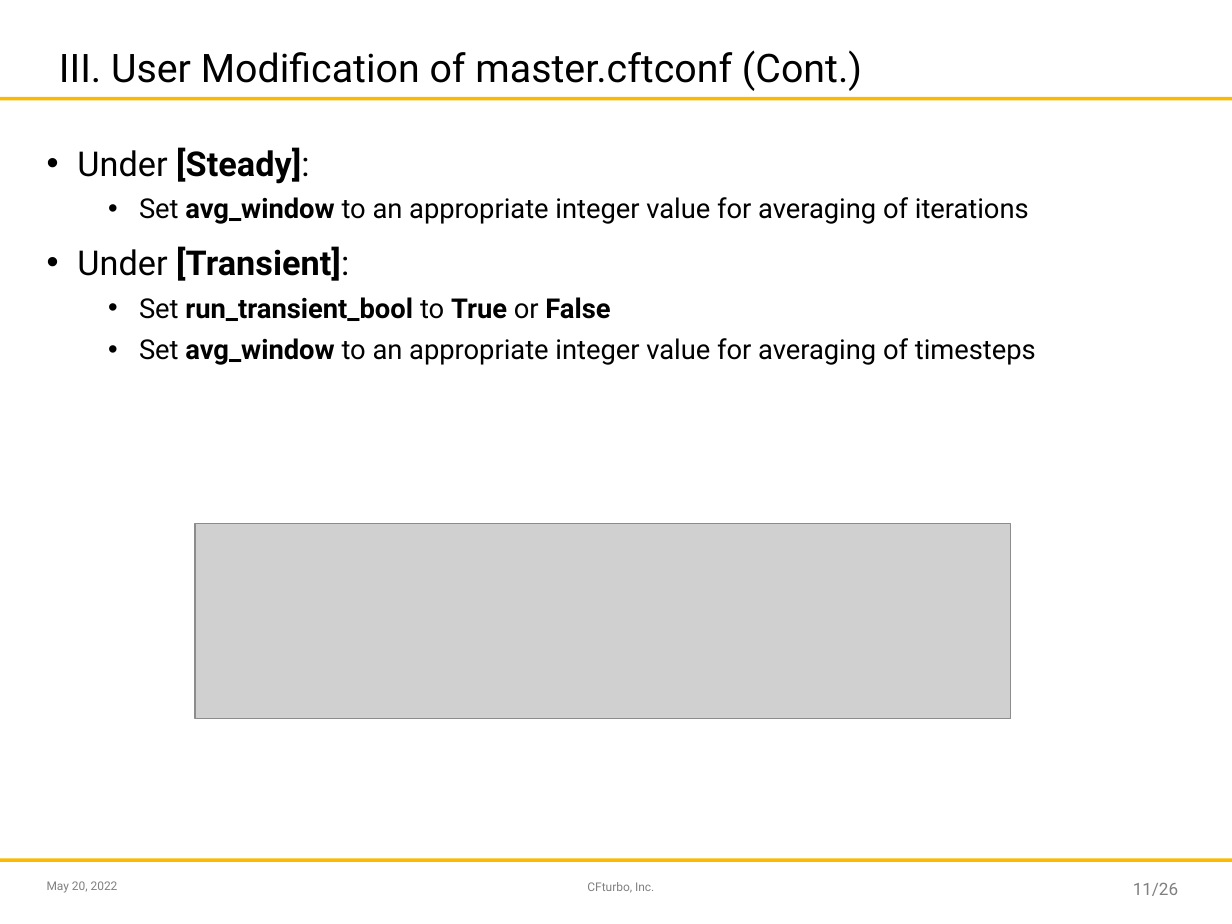
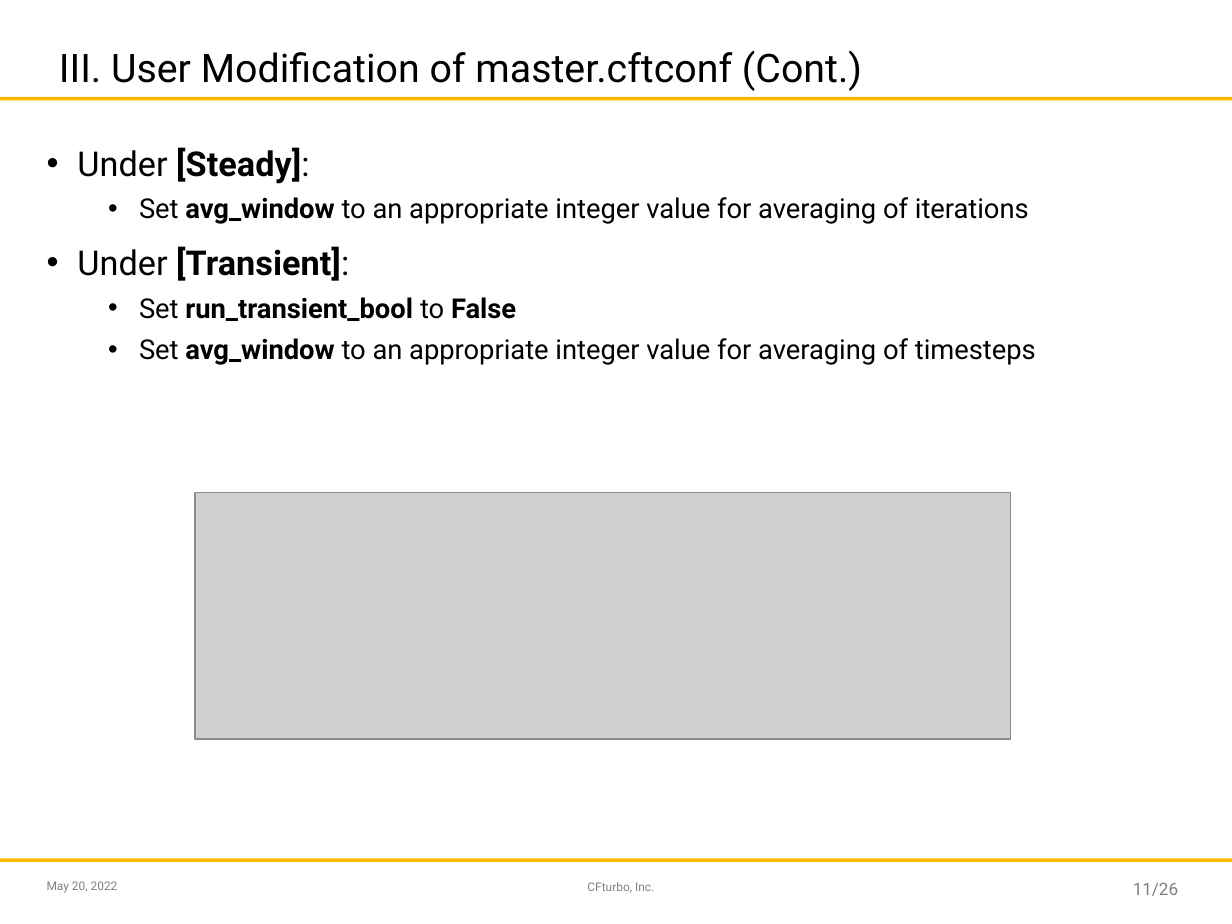
Before and after one commit to sandschristopher/Design-Variation_Performance-Map-Creation, a slide deck: slide 11 of SMP_Master.pptx. Drawn at 1232x924 pixels with LibreOffice and Linux fonts; fonts in the diff are those of the drawing; grey boxes stand for pictures; background and template pictures are left out. Boxes give left, top, right and bottom in pixels: in the first picture for what was removed or moved away, otherwise in the second. Text is boxed around its words. In the diff, an @@ line names an element or a change of style, - is before the commit and + after.

```diff
--- a/SMP_Master.pptx
+++ b/SMP_Master.pptx
@@ text at <box>139,297,516,321</box>: text changed @@
-  • Set run_transient_bool to True or False
+  • Set run_transient_bool to False
@@ picture: place and size @@
-picture at <box>195,524,1010,718</box>
+picture at <box>195,493,1010,739</box>
```
Also in this commit, not shown: 7 other slides changed.
